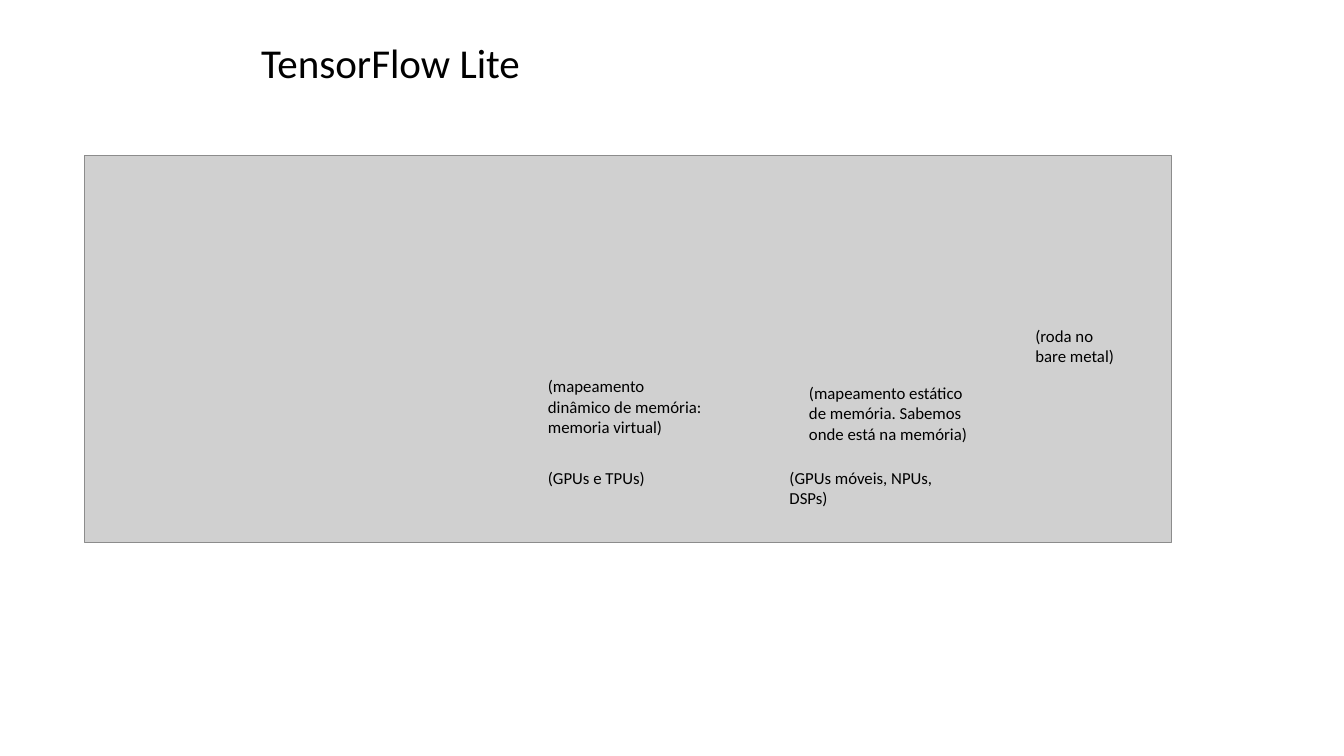
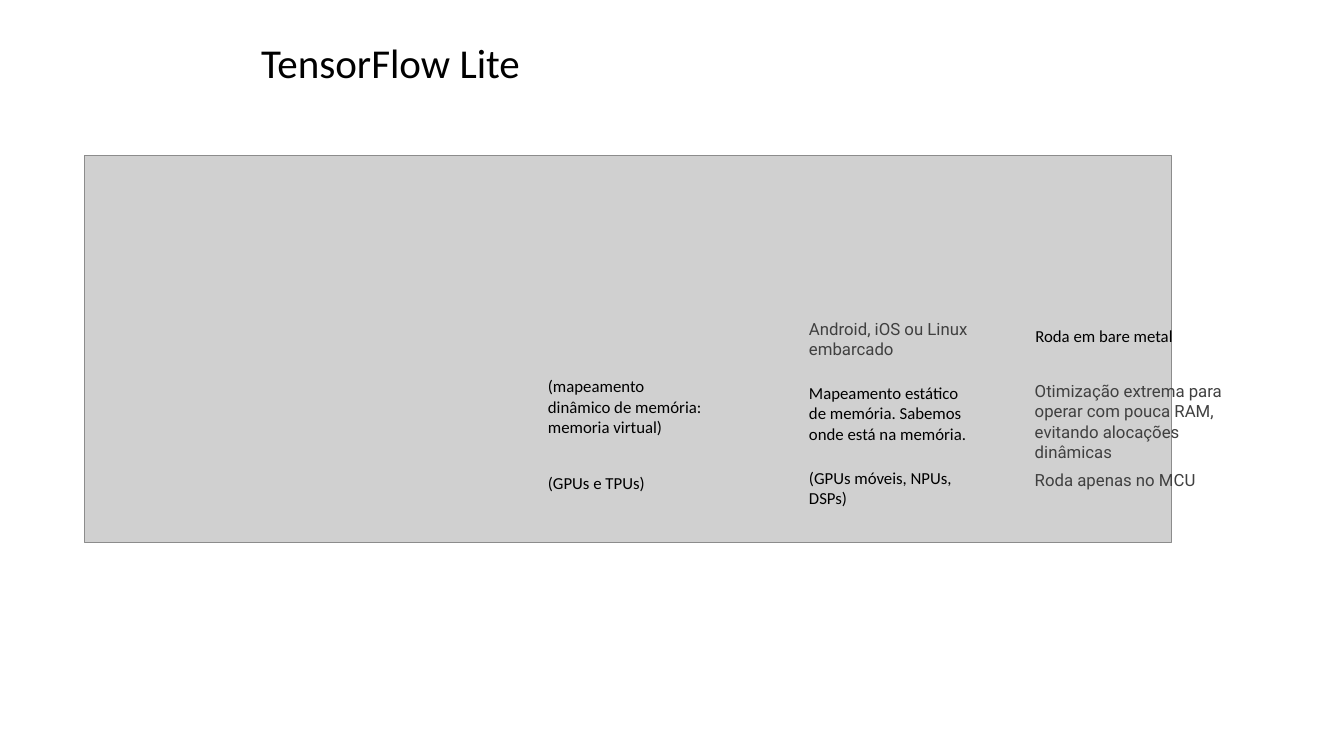
Before and after one commit to zz4fap/tp557-iot-ml, a slide deck: slide 20 of slides/TP557_14_introducao_tensorflowlite.pptx. Drawn at 1344x756 pixels with LibreOffice and Linux fonts; fonts in the diff are those of the drawing; grey boxes stand for pictures; background and template pictures are left out. Boxes give left, top, right and bottom in pixels: in the first picture for what was removed or moved away, otherwise in the second. Text is boxed around its words. In the diff, an @@ line names an element or a change of style, - is before the commit and + after.

```diff
--- a/slides/TP557_14_introducao_tensorflowlite.pptx
+++ b/slides/TP557_14_introducao_tensorflowlite.pptx
@@ text added at box(809, 322, 967, 355), 12 pt, text #404040 @@
+Android, iOS ou Linux embarcado
@@ text at box(1035, 328, 1173, 346): text changed @@
-(roda no bare metal)
+Roda em bare metal
@@ text at box(809, 387, 966, 440): text changed @@
-(mapeamento estático de memória. Sabemos onde está na memória)
+Mapeamento estático de memória. Sabemos onde está na memória.
@@ text added at box(1035, 382, 1222, 458), 12 pt, text #404040 @@
+Otimização extrema para operar com pouca RAM, evitando alocações dinâmicas
@@ text "(GPUs e TPUs)": place and size @@
-text "(GPUs e TPUs)" at box(548, 472, 644, 486)
+text "(GPUs e TPUs)" at box(548, 477, 644, 491)
@@ text "(GPUs móveis, NPUs, DSPs)": place and size @@
-text "(GPUs móveis, NPUs, DSPs)" at box(789, 472, 932, 506)
+text "(GPUs móveis, NPUs, DSPs)" at box(809, 472, 952, 506)
@@ text added at box(1035, 471, 1195, 491), 12 pt, text #404040 @@
+Roda apenas no MCU
```
Also in this commit, not shown: 26 other slides changed.
